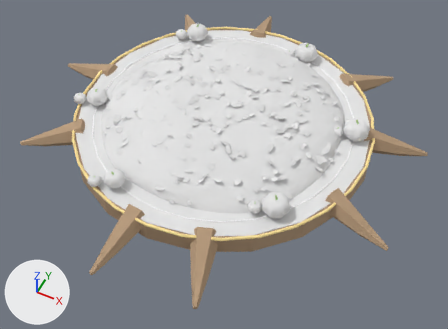
The OBJ model assets/meshes/HollowPile.obj as it was, and as the next commit left it.
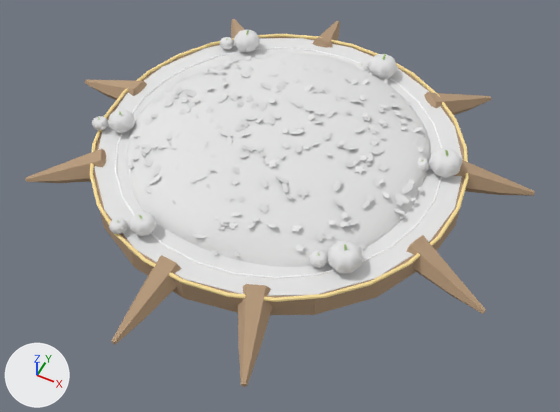
The first picture shows the older version from a camera (50 mm lens) standing at (16.8, -33.6, 38.4) and looking at (1.3, -2.6, -0.4). The close-ups show the older and then the newer version on the part from 0% to 100% of the width and 0% to 100% of the height of that picture. Only the edits that show in the close-ups are written down. Arrows for +X, +Y and +Z are at lower left; the lights stay in place. Where no turn or scale is listed for an object, it has been applied to the vertices.

Names of what the first close-up shows: 'Bark', 'Glow', 'Leaf', 'Leaf2', 'Leaf3', 'Leafpile', 'Pumpkin', 'Ring', 'StumpTop' and 1 more.
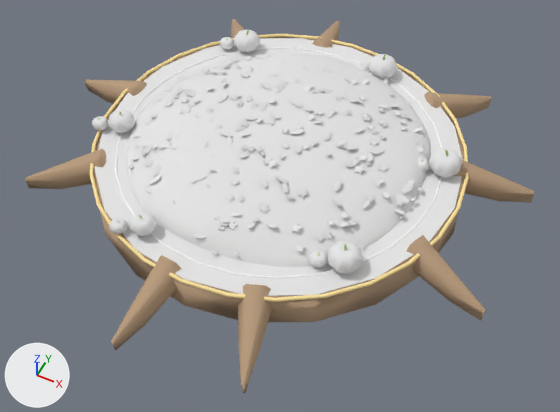
What differs and where, as boxes [x1, y1, x2, y2] in the close-ups (560 x 412 px; the box of a moved part takes in the faces that stretch with it):
'Bark', reshaped: before [25, 19, 535, 387]; after [25, 19, 535, 393]
part 1 of me_bark, moved or reshaped: before [88, 85, 534, 247]; after [85, 84, 534, 247]
part 2 of me_bark, moved or reshaped: before [38, 178, 486, 387]; after [26, 178, 486, 393]
part 3 of me_bark, shading changed: [25, 21, 535, 387] in both

The change, as a list of edits to the scene's bpy script:
```text
Change me_bark:
    used by ob_bark; location = (0.0, 0.0, 0.0)
    remove me_bark.from_pydata(...)  # 199 vertices, 358 faces; spans x -17.0..16.3, y -16.9..16.8, z 0.6..2.7
    add me_bark.from_pydata(...)  # 199 vertices, 358 faces; spans x -17.0..16.3, y -16.9..16.8, z 0.0..2.7
    me_bark part 1: 30 of the vertices in x -17.0..16.3, y 0.0..16.8, z 0.6..0.8 are moved by (0.0, 0.0, -0.7)
    me_bark part 2: 23 of the vertices in x -14.4..16.1, y -16.9..-3.9, z 0.6..0.8 are moved by (0.0, 0.0, -0.7)
    me_bark part 3: all faces are now shaded smooth (358 of 358 changed)
```
